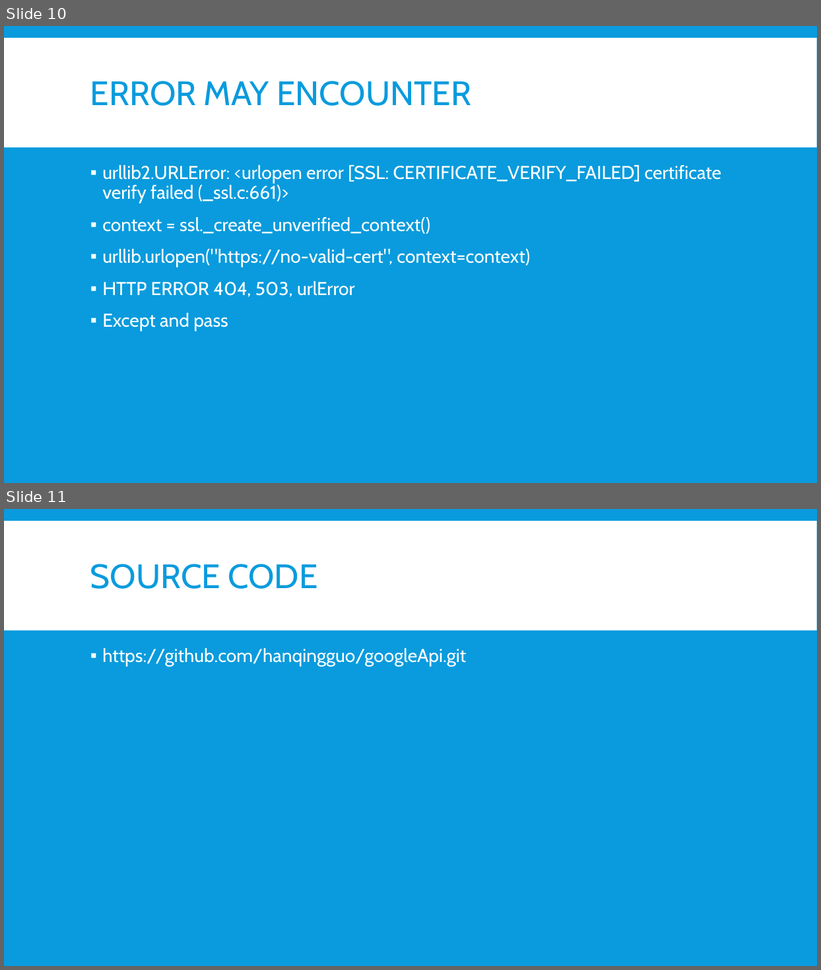
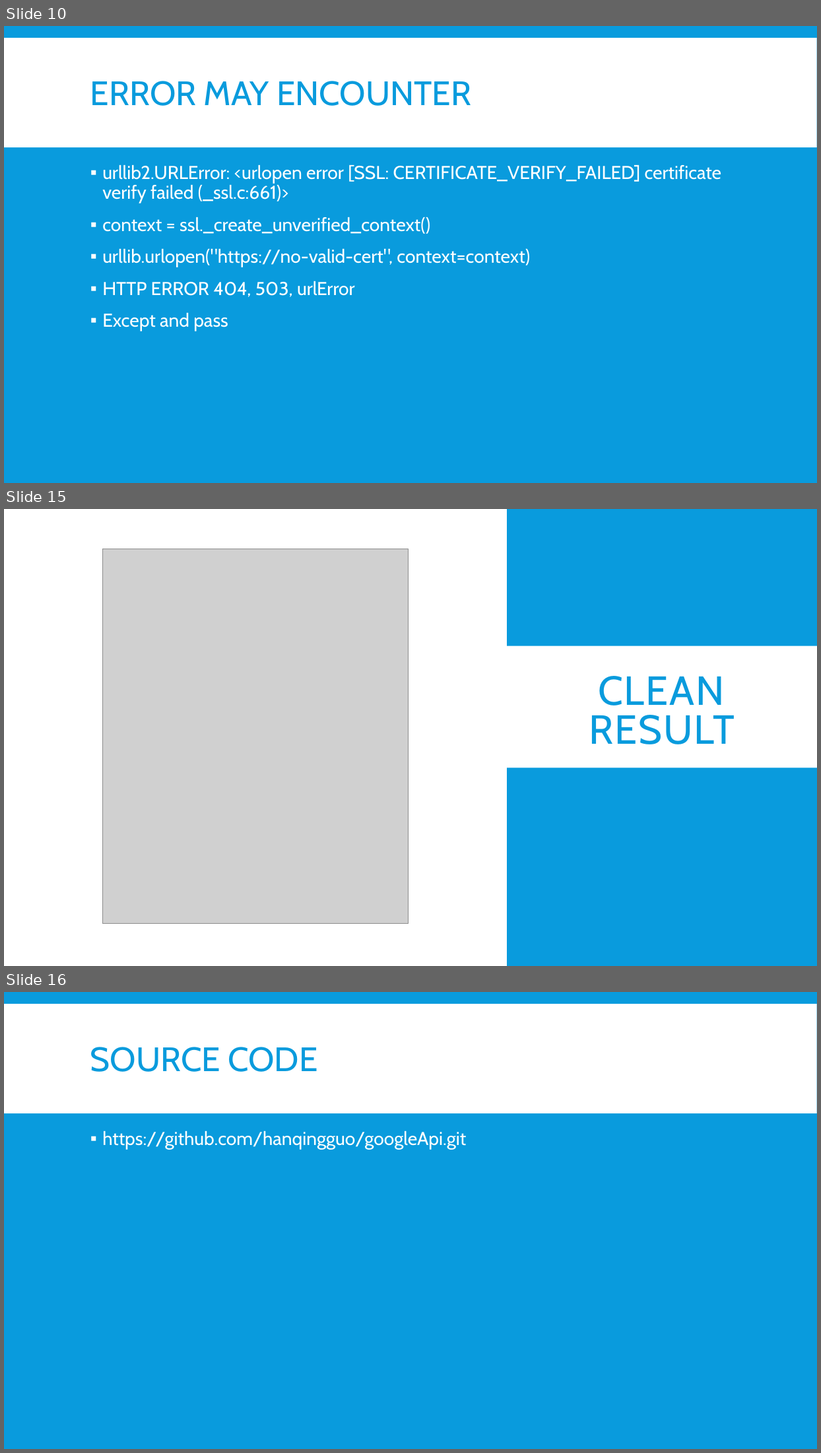
Before and after one commit to hanqingguo/googleApi, a slide deck: 521Final.pptx. Shown one above the other, each under a label of ours: slides 10 and 11 before the commit, slides 10, 15 and 16 after it; the slides between them are not shown. The pictures are 821x970 and 821x1453 pixels, drawn with LibreOffice and Linux fonts; fonts in the diff are those of the drawing; grey boxes stand for pictures. Boxes give left, top, right and bottom in pixels: in the first picture for what was removed or moved away, otherwise in the second. Text is boxed around its words. In the diff, an @@ line names an element or a change of style, - is before the commit and + after.

```diff
--- a/521Final.pptx
+++ b/521Final.pptx
@@ slide 15 added at (x1=4, y1=509, x2=817, y2=966), background #FFFFFF @@
@@ rectangle added at (x1=4, y1=521, x2=817, y2=630), fill #2C2C2C @@
@@ rectangle added at (x1=4, y1=509, x2=507, y2=966), fill #FFFFFF @@
@@ rectangle added at (x1=507, y1=509, x2=817, y2=966), fill #099BDD @@
@@ picture added at (x1=103, y1=549, x2=409, y2=923) @@
@@ rectangle added at (x1=4, y1=646, x2=817, y2=768), fill #2C2C2C @@
@@ rectangle added at (x1=507, y1=646, x2=817, y2=768), fill #FFFFFF @@
@@ title added at (x1=589, y1=676, x2=735, y2=745), 48 pt, text #099BDD @@
+CLEAN RESULT
@@ what was slide 11 is now slide 16 @@
```
Also in this commit, not shown: 4 other slides added, 1 other file.
